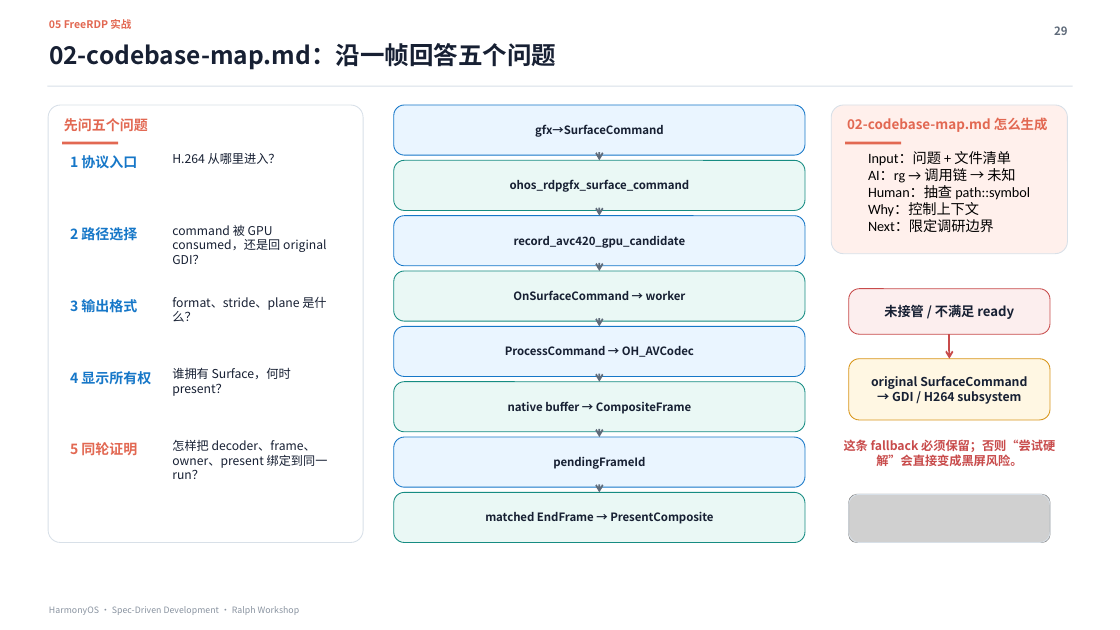
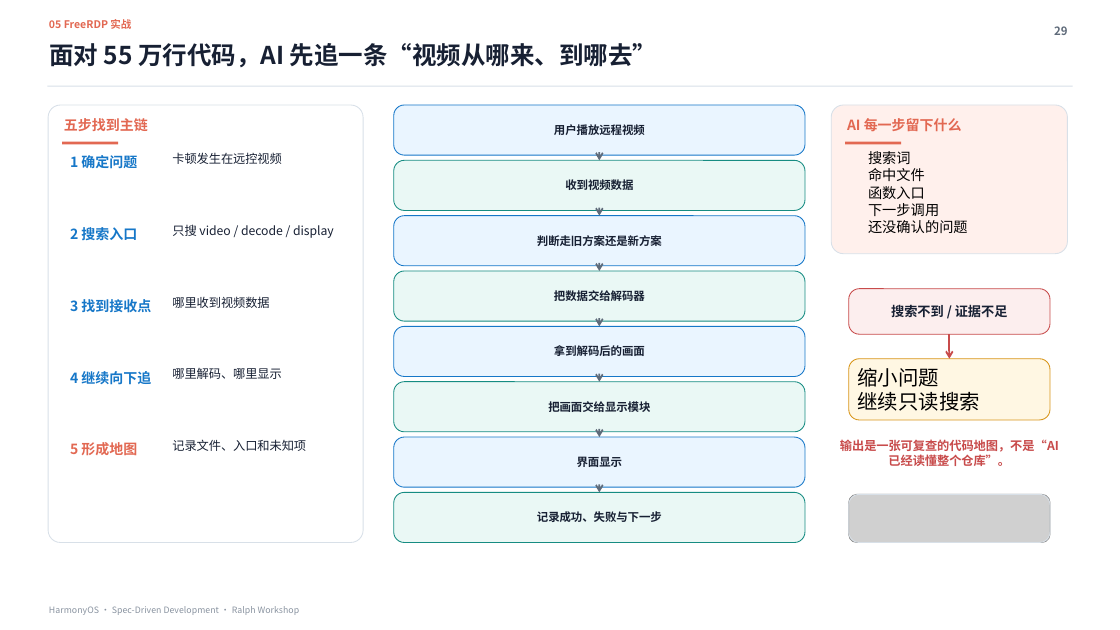
Before and after one commit to xiaomu120413/harmonyos-sdd-ralph-workshop, a slide deck: slide 29 of deliverables/HarmonyOS_SDD_Ralph_Workshop_MDM证据增强版.pptx. Drawn at 1120x630 pixels with LibreOffice and Linux fonts; fonts in the diff are those of the drawing; grey boxes stand for pictures. Boxes give left, top, right and bottom in pixels: in the first picture for what was removed or moved away, otherwise in the second. Text is boxed around its words. In the diff, an @@ line names an element or a change of style, - is before the commit and + after.

```diff
--- a/deliverables/HarmonyOS_SDD_Ralph_Workshop_MDM证据增强版.pptx
+++ b/deliverables/HarmonyOS_SDD_Ralph_Workshop_MDM证据增强版.pptx
@@ text at bbox=[49, 43, 658, 67]: text changed @@
-02-codebase-map.md：沿一帧回答五个问题
+面对 55 万行代码，AI 先追一条“视频从哪来、到哪去”
@@ text at bbox=[64, 118, 148, 131]: text changed @@
-先问五个问题
+五步找到主链
@@ text at bbox=[847, 118, 962, 132]: text changed; size 11.5 to 12 pt @@
-02-codebase-map.md 怎么生成
+AI 每一步留下什么
@@ text at bbox=[554, 124, 645, 135]: text changed @@
-gfx→SurfaceCommand
+用户播放远程视频
@@ text at bbox=[70, 154, 137, 172]: text changed @@
-1 协议入口
+1 确定问题
@@ text at bbox=[172, 152, 282, 164]: text changed @@
-H.264 从哪里进入？
+卡顿发生在远控视频
@@ text at bbox=[565, 179, 633, 190]: text changed @@
-ohos_rdpgfx_surface_command
+收到视频数据
@@ text at bbox=[868, 151, 968, 233]: text changed; size 12.1 to 12.3 pt @@
-Input：问题 + 文件清单
-AI：rg → 调用链 → 未知
-Human：抽查 path::symbol
-Why：控制上下文
-Next：限定调研边界
+搜索词
+命中文件
+函数入口
+下一步调用
+还没确认的问题
@@ text at bbox=[70, 227, 137, 241]: text changed @@
-2 路径选择
+2 搜索入口
@@ text at bbox=[172, 224, 334, 238]: text changed; size 10.4 to 10.5 pt @@
-command 被 GPU consumed，还是回 original GDI？
+只搜 video / decode / display
@@ text at bbox=[537, 235, 662, 246]: text changed @@
-record_avc420_gpu_candidate
+判断走旧方案还是新方案
@@ text at bbox=[70, 299, 151, 312]: text changed @@
-3 输出格式
+3 找到接收点
@@ text at bbox=[172, 296, 269, 308]: text changed @@
-format、stride、plane 是什么？
+哪里收到视频数据
@@ text at bbox=[554, 290, 645, 301]: text changed @@
-OnSurfaceCommand → worker
+把数据交给解码器
@@ text at bbox=[891, 305, 1008, 317]: text changed @@
-未接管 / 不满足 ready
+搜索不到 / 证据不足
@@ text at bbox=[554, 345, 645, 356]: text changed @@
-ProcessCommand → OH_AVCodec
+拿到解码后的画面
@@ text at bbox=[70, 371, 151, 385]: text changed @@
-4 显示所有权
+4 继续向下追
@@ text at bbox=[172, 368, 282, 379]: text changed @@
-谁拥有 Surface，何时 present？
+哪里解码、哪里显示
@@ text at bbox=[857, 368, 979, 411]: text changed; size 10.5 to 17.5 pt; font Noto Sans CJK SC to Calibri; text colour #172033 to #000000; bold off @@
-original SurfaceCommand
-→ GDI / H264 subsystem
+缩小问题
+继续只读搜索
@@ text at bbox=[548, 401, 650, 412]: text changed @@
-native buffer → CompositeFrame
+把画面交给显示模块
@@ text at bbox=[70, 442, 137, 455]: text changed @@
-5 同轮证明
+5 形成地图
@@ text at bbox=[172, 439, 306, 451]: text changed; size 10.4 to 10.5 pt @@
-怎样把 decoder、frame、owner、present 绑定到同一 run？
+记录文件、入口和未知项
@@ text at bbox=[840, 439, 1059, 466]: text changed @@
-这条 fallback 必须保留；否则“尝试硬解”会直接变成黑屏风险。
+输出是一张可复查的代码地图，不是“AI 已经读懂整个仓库”。
@@ text at bbox=[577, 457, 622, 467]: text changed @@
-pendingFrameId
+界面显示
@@ text at bbox=[537, 511, 662, 522]: text changed @@
-matched EndFrame → PresentComposite
+记录成功、失败与下一步
```
Also in this commit, not shown: 8 other slides changed, 1 slide added, 1 slide removed, 4 other files.
